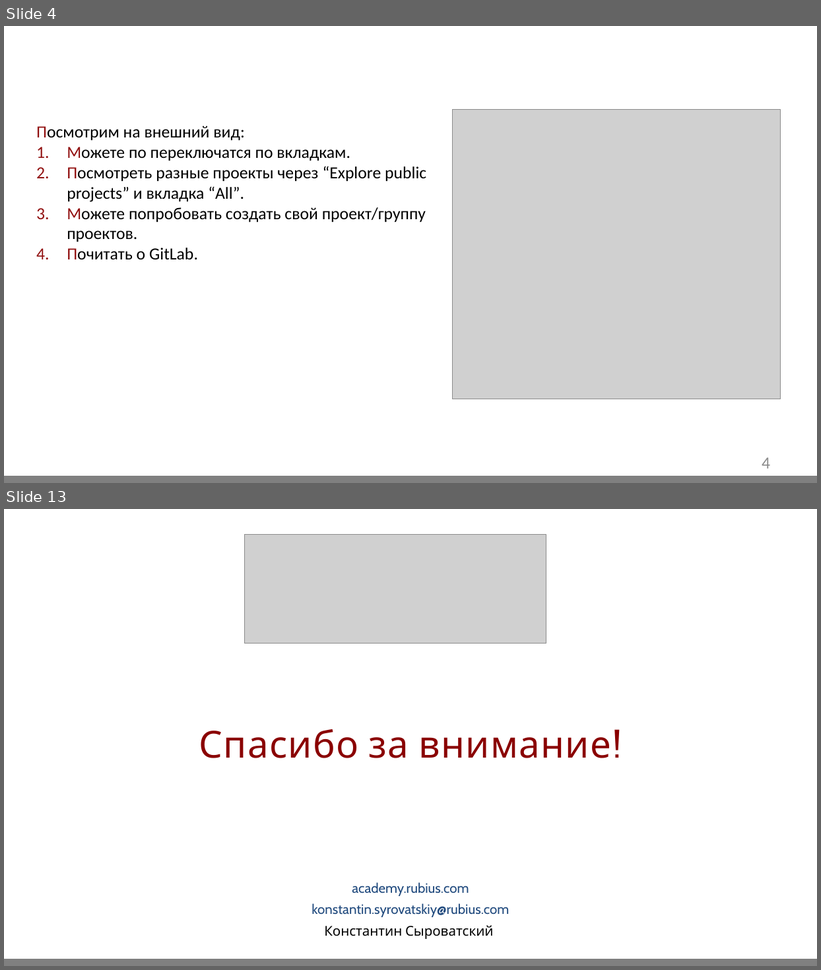
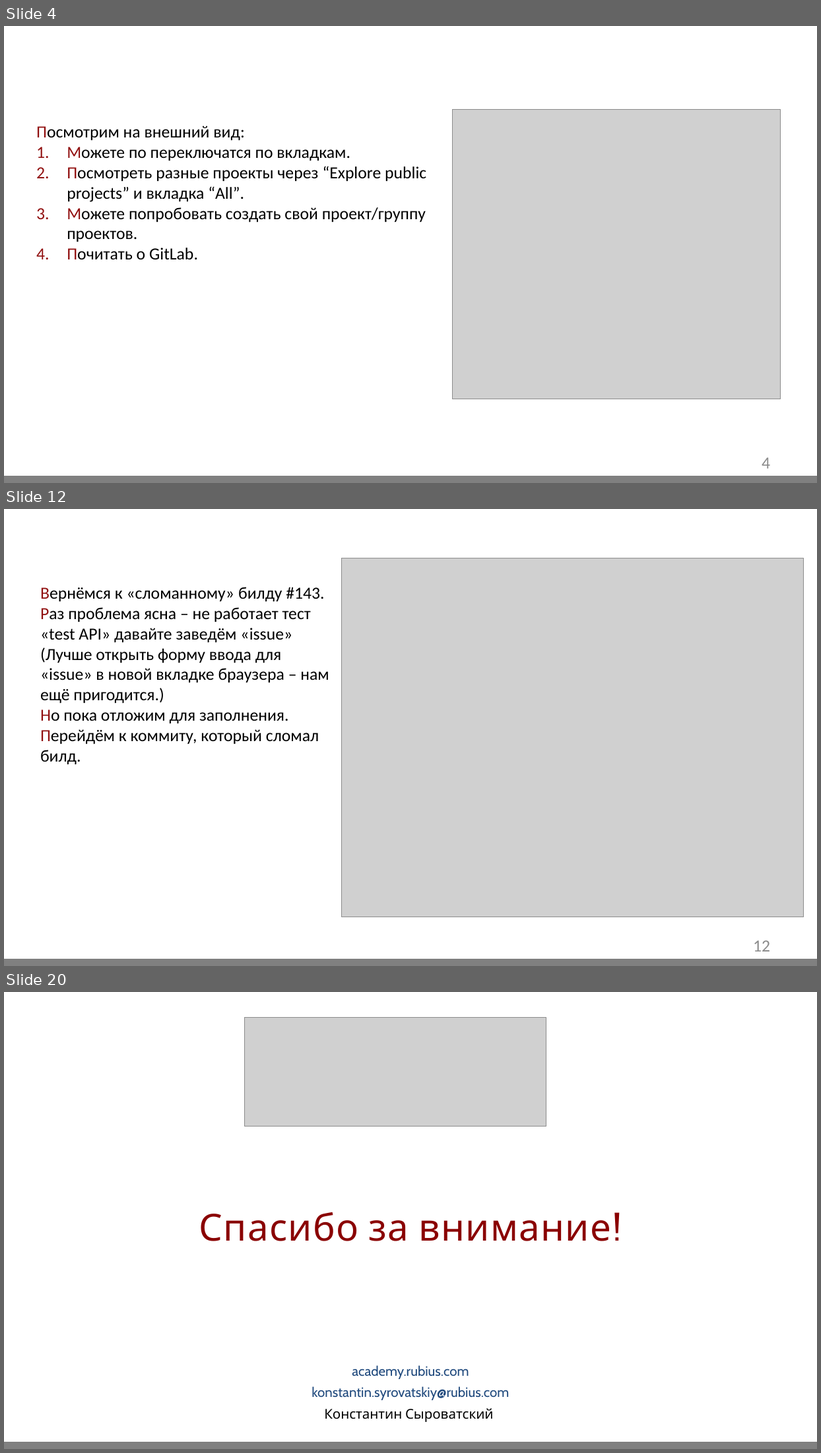
Before and after one commit to GidMaster/qa-courses, a slide deck: Home work.pptx. Shown one above the other, each under a label of ours: slides 4 and 13 before the commit, slides 4, 12 and 20 after it; the slides between them are not shown. The pictures are 821x970 and 821x1453 pixels, drawn with LibreOffice and Linux fonts; fonts in the diff are those of the drawing; grey boxes stand for pictures; background and template pictures are left out. Boxes give left, top, right and bottom in pixels: in the first picture for what was removed or moved away, otherwise in the second. Text is boxed around its words. In the diff, an @@ line names an element or a change of style, - is before the commit and + after.

```diff
--- a/Home work.pptx
+++ b/Home work.pptx
@@ slide 12 added at <box>4,509,817,966</box>, background #FFFFFF; not listed: 2 template elements that a slide beside it also shows @@
@@ picture added at <box>342,558,805,917</box> @@
@@ text added at <box>40,587,329,765</box>, 20 pt, text #000000 @@
+Вернёмся к «сломанному» билду #143.
+Раз проблема ясна – не работает тест «test API» давайте заведём «issue»
+(Лучше открыть форму ввода для «issue» в новой вкладке браузера – нам ещё пригодится.)
+Но пока отложим для заполнения.
+Перейдём к коммиту, который сломал билд.
@@ page number added at <box>753,941,770,952</box>, 20 pt, text #8C8C8C @@
+12
@@ what was slide 13 is now slide 20 @@
```
Also in this commit, not shown: 4 slides changed, 11 other slides added, 6 slides removed, 1 other file.
